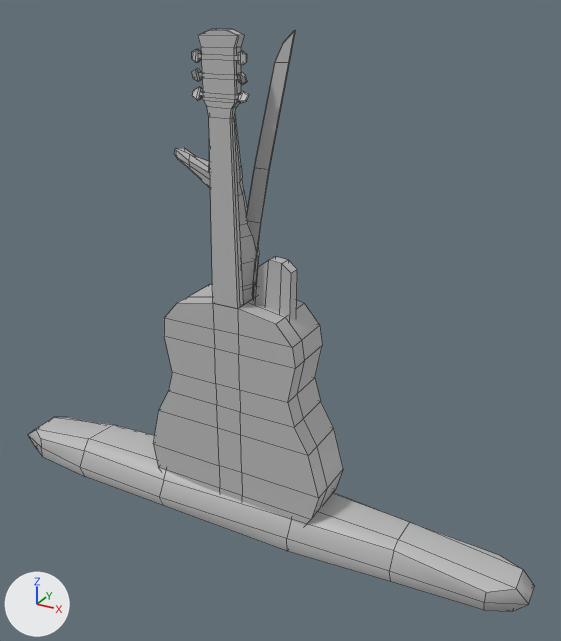
A saved change to the FBX model Card Game Prototype/Assets/_Models/Katana.fbx.
The view is the same before and after, from a 50 mm lens placed at (0.0439, -0.0706, 0.0634), pointed at (0.0044, 0.0012, 0.0275). Arrows for +X, +Y and +Z are at lower left; the lights stay in place. Mesh edges are drawn as thin lines. Where no turn or scale is listed for an object, it has been applied to the vertices.

Objects in the first picture: 'Guitar', 'Stick', 'baguette', 'foamHand', 'katanasword'.
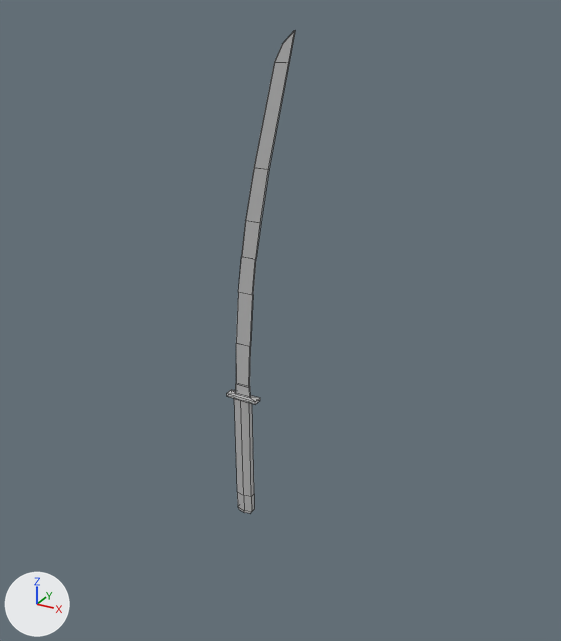
The newer file is also rescaled (x1.964), turned or shifted as a whole; pictures and numbers use the older file's frame.

Pixel boxes (x1, y1, x2, y2) of what changed, in the pictures (561 x 641 px):
'Guitar', deleted: before (153, 29, 343, 525)
'baguette', deleted: before (28, 417, 535, 611)
'Stick', deleted: before (174, 115, 259, 302)
'foamHand', deleted: before (255, 256, 297, 319)
'katanasword', unchanged, uncovered by the edit: before (247, 30, 295, 259); after (227, 30, 295, 513)

What the commit changed:
Object 'Guitar' (ob_guitar) is deleted.
Object 'baguette' (ob_baguette) is deleted.
Object 'foamHand' (ob_foamhand) is deleted.
Object 'Stick' (ob_stick) is deleted.
